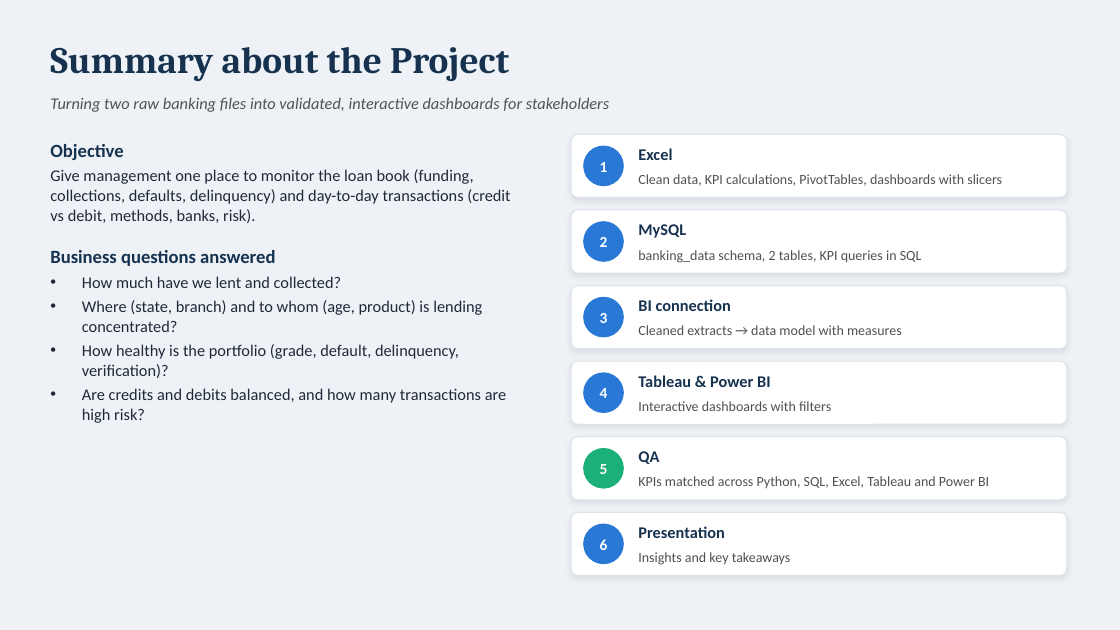
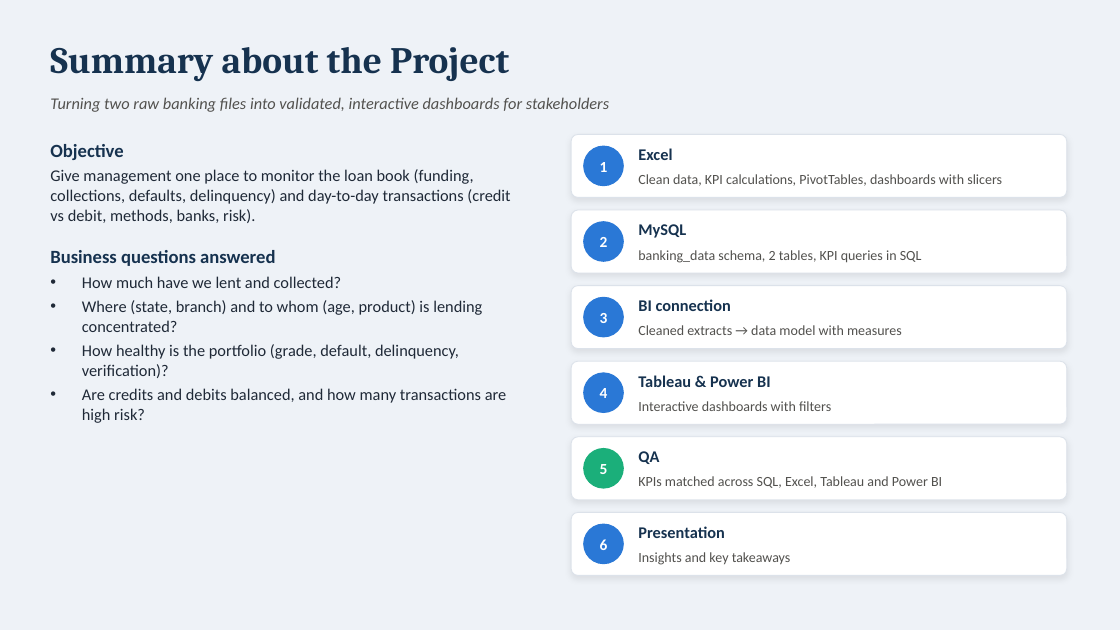
Before and after one commit to shravangowlikar2016-oss/Banking-Analytics-Dashboard, a slide deck: slide 3 of DA_Banking_Final_Presentation.pptx. Drawn at 1120x630 pixels with LibreOffice and Linux fonts; fonts in the diff are those of the drawing. Boxes give left, top, right and bottom in pixels: in the first picture for what was removed or moved away, otherwise in the second. Text is boxed around its words. In the diff, an @@ line names an element or a change of style, - is before the commit and + after.

Commit message:
Update presentation and document wording

```diff
--- a/DA_Banking_Final_Presentation.pptx
+++ b/DA_Banking_Final_Presentation.pptx
@@ text at box(638, 476, 942, 488): text changed @@
-KPIs matched across Python, SQL, Excel, Tableau and Power BI
+KPIs matched across SQL, Excel, Tableau and Power BI
```
Also in this commit, not shown: 2 other slides changed, 3 other files.
